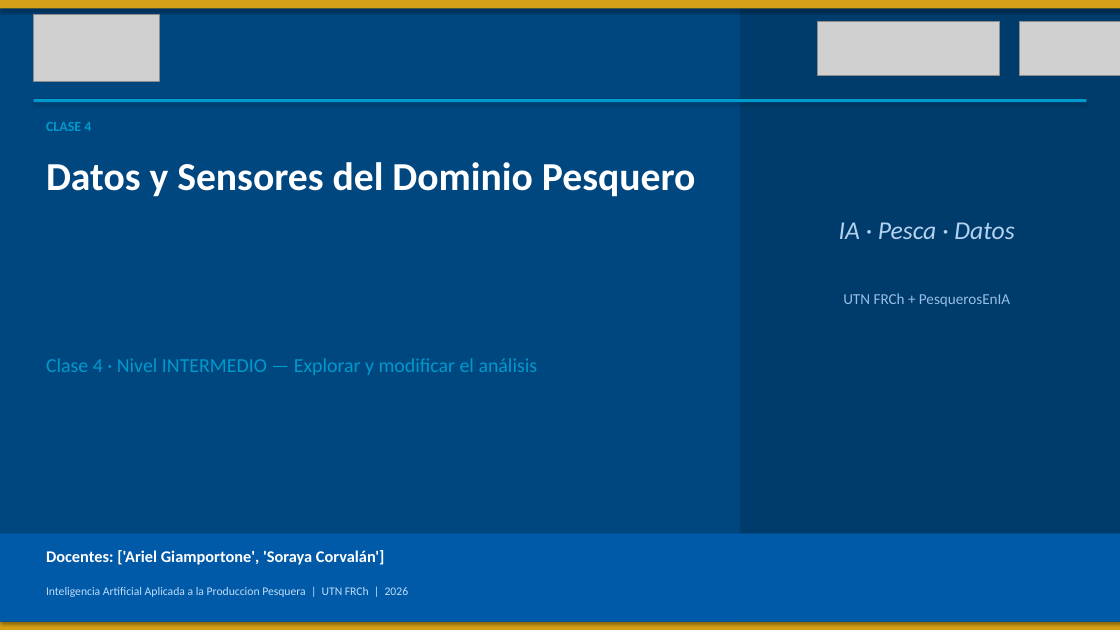
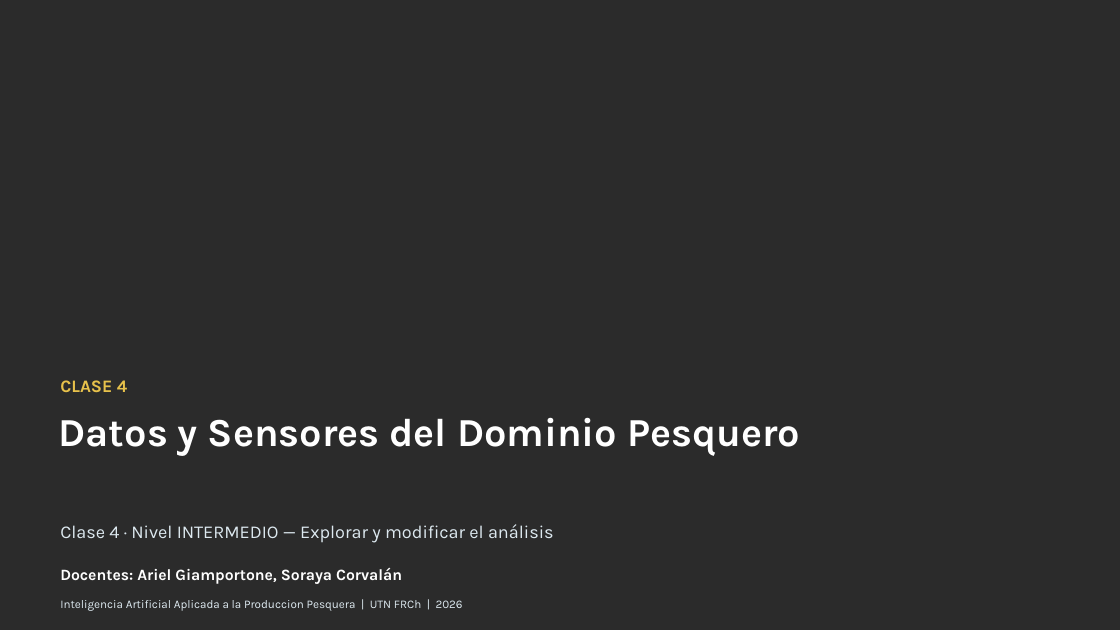
Before and after one commit to PesquerosEnIA/curso-ia-produccion-pesquera, a slide deck: slide 1 of clase_04_datos_sensores/slides/slides_clase04_intermedio.pptx. Drawn at 1120x630 pixels with LibreOffice and Linux fonts; fonts in the diff are those of the drawing; grey boxes stand for pictures; background and template pictures are left out; a plain dark background stands for a picture behind light text. Boxes give left, top, right and bottom in pixels: in the first picture for what was removed or moved away, otherwise in the second. Text is boxed around its words. In the diff, an @@ line names an element or a change of style, - is before the commit and + after.

Commit message:
feat(slides): decks C1/C4/C10 mejorados (portada Fondo1, contraste, logos) + versiones enriquecidas con laminas de datos reales + PDFs (3 niveles)

```diff
--- a/clase_04_datos_sensores/slides/slides_clase04_intermedio.pptx
+++ b/clase_04_datos_sensores/slides/slides_clase04_intermedio.pptx
@@ background #FFFFFF to picture (left out) @@
@@ rectangle removed at <box>0,0,1120,630</box> @@
@@ rectangle removed at <box>0,0,1120,8</box> @@
@@ picture removed at <box>34,14,159,82</box> @@
@@ rectangle removed at <box>742,0,1120,630</box> @@
@@ picture removed at <box>818,21,1000,76</box> @@
@@ picture removed at <box>1019,21,1120,76</box> @@
@@ rectangle removed at <box>34,99,1086,103</box> @@
@@ text removed at <box>839,222,1014,239</box> @@
-IA · Pesca · Datos
@@ text removed at <box>843,293,1010,307</box> @@
-UTN FRCh + PesquerosEnIA
@@ text "CLASE 4": place and size @@
-text "CLASE 4" at <box>46,122,91,131</box>
+text "CLASE 4" at <box>60,380,127,392</box>
@@ text "CLASE 4" at <box>60,380,127,392</box>: size 12 to 15 pt, font Calibri to Karla, text colour #0099CC to #E7C14B @@
@@ text "Datos y Sensores del Dominio ...": place and size @@
-text "Datos y Sensores del Dominio ..." at <box>46,162,696,197</box>
+text "Datos y Sensores del Dominio ..." at <box>59,418,800,456</box>
@@ text "Datos y Sensores del Dominio ..." at <box>59,418,800,456</box>: font Calibri to Karla @@
@@ rectangle removed at <box>0,534,1120,622</box> @@
@@ text "Clase 4 · Nivel INTERMEDIO ...": place and size @@
-text "Clase 4 · Nivel INTERMEDIO ..." at <box>46,358,538,375</box>
+text "Clase 4 · Nivel INTERMEDIO ..." at <box>60,524,554,543</box>
@@ text "Clase 4 · Nivel INTERMEDIO ..." at <box>60,524,554,543</box>: size 17 to 15.5 pt, font Calibri to Karla, text colour #0099CC to #DDE9F0 @@
@@ text at <box>60,568,402,584</box>: text changed; size 14 to 13.5 pt; font Calibri to Karla @@
-Docentes: ['Ariel Giamportone', 'Soraya Corvalán']
+Docentes: Ariel Giamportone, Soraya Corvalán
@@ text "Inteligencia Artificial Aplicada a la ...": place and size @@
-text "Inteligencia Artificial Aplicada a la ..." at <box>46,587,409,597</box>
+text "Inteligencia Artificial Aplicada a la ..." at <box>60,600,463,611</box>
@@ text "Inteligencia Artificial Aplicada a la ..." at <box>60,600,463,611</box>: font Calibri to Karla, text colour #BEDCFA to #DDE9F0 @@
@@ rectangle removed at <box>0,622,1120,630</box> @@
```
Also in this commit, not shown: 7 other slides changed, 26 other files.
